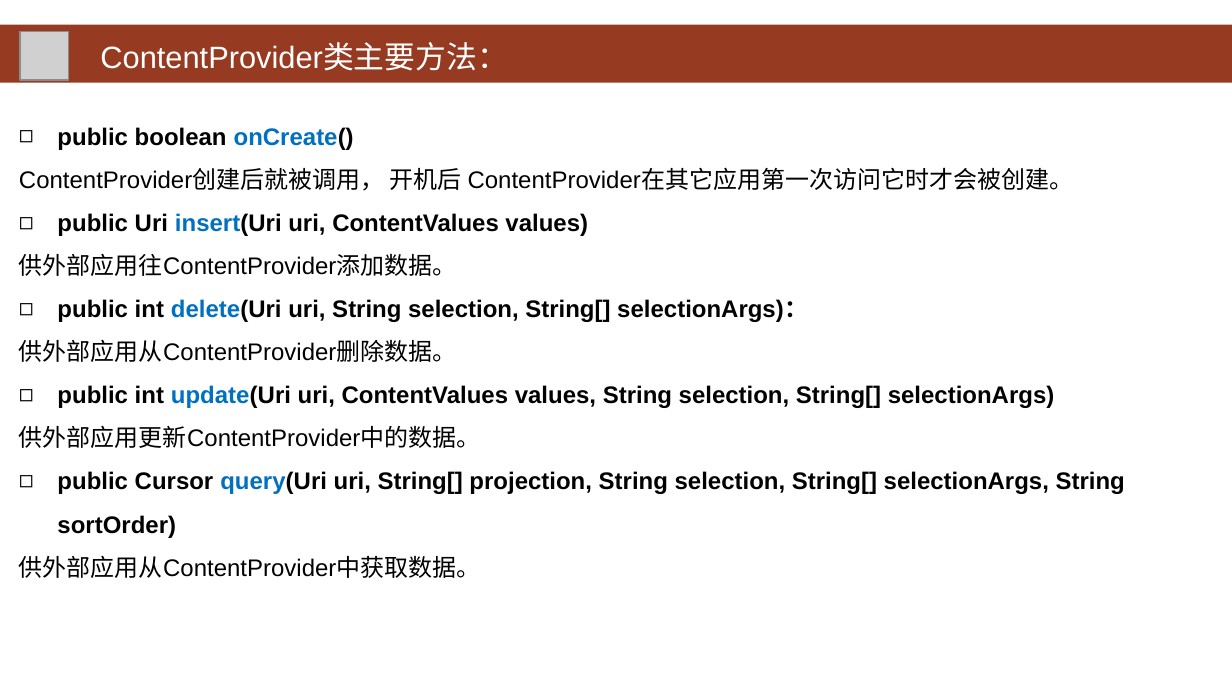
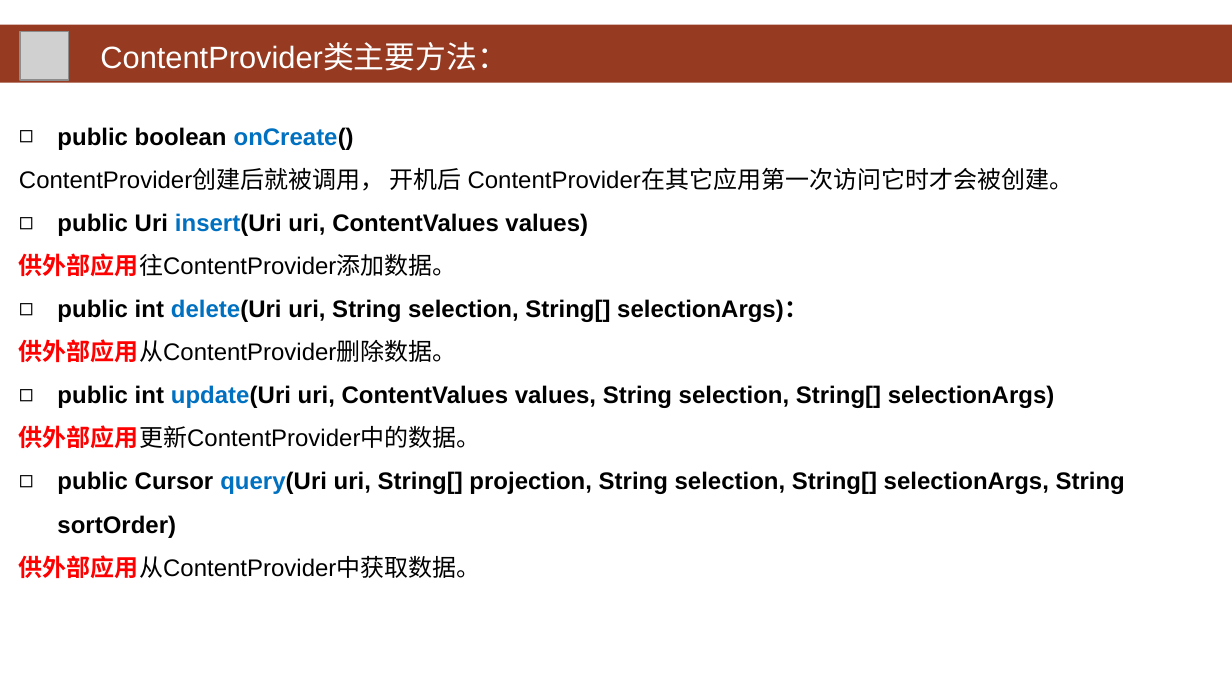
Before and after one commit to HBU/Android-PPT, a slide deck: slide 28 of 08.0 -- 数据存储 -- 第08章.ppt. Drawn at 1232x693 pixels with LibreOffice and Linux fonts; fonts in the diff are those of the drawing; grey boxes stand for pictures; background and template pictures are left out. Boxes give left, top, right and bottom in pixels: in the first picture for what was removed or moved away, otherwise in the second. Text is boxed around its words. In the diff, an @@ line names an element or a change of style, - is before the commit and + after.

```diff
--- a/08.0 -- 数据存储 -- 第08章.ppt
+++ b/08.0 -- 数据存储 -- 第08章.ppt
@@ text at bbox=[19, 253, 481, 578]: text colour #000000 to #FF0000, bold on in "供外部应用往ContentProvider添加数据。", "供外部应用从ContentProvider删除数据。", "供外部应用更新ContentProvider中的数据。", "供外部应用从ContentProvider中获取数据。" @@
```
Also in this commit, not shown: 2 other slides changed.
